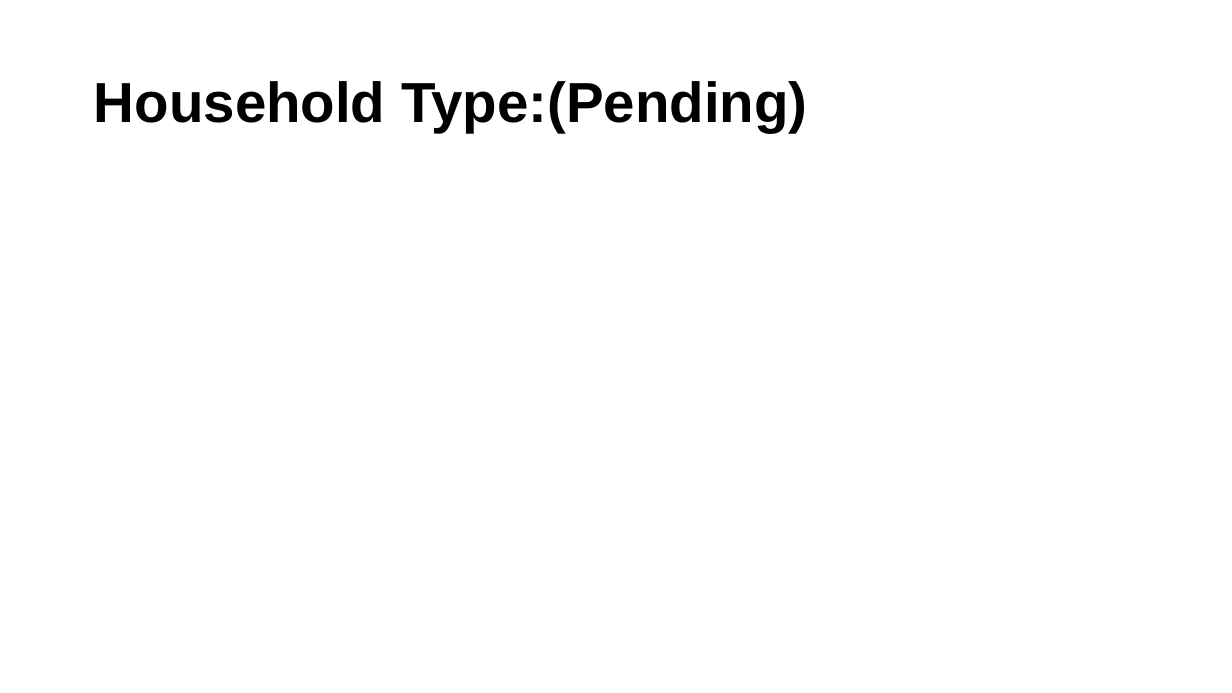
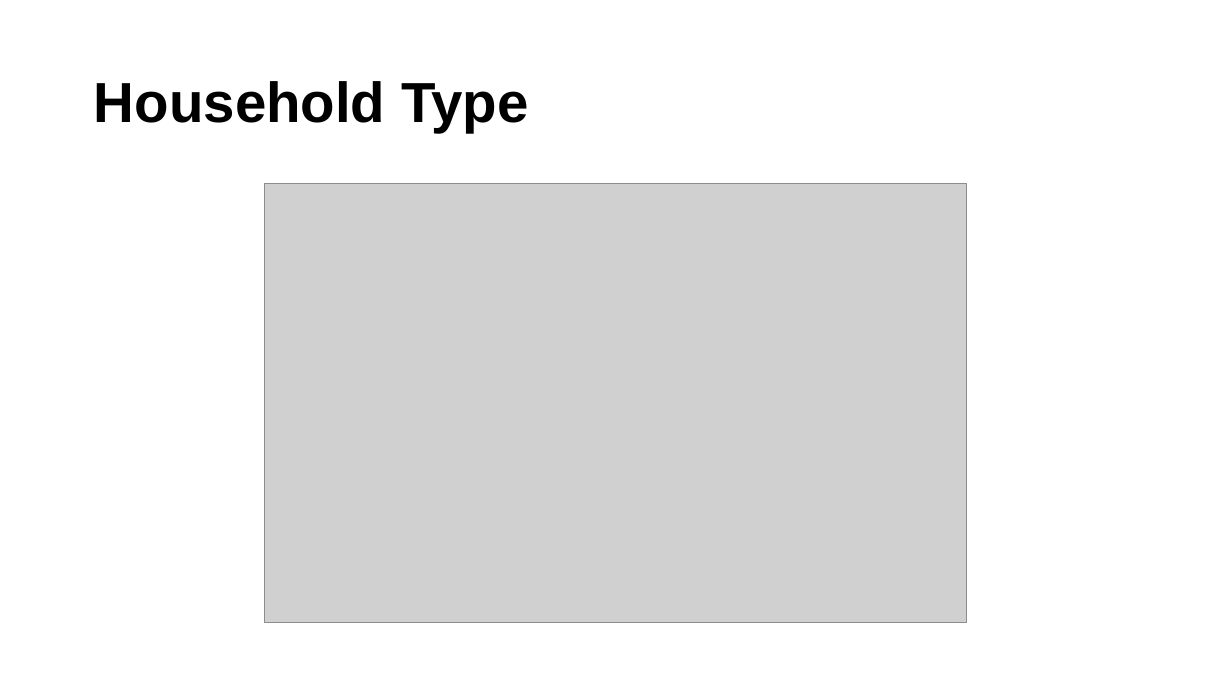
Before and after one commit to ucdiegorubi/oy_census_analysis, a slide deck: slide 25 of create_powerpoint/household_structure_estimates.pptx (slide 22 before the commit). Drawn at 1232x693 pixels with LibreOffice and Linux fonts; fonts in the diff are those of the drawing; grey boxes stand for pictures; background and template pictures are left out. Boxes give left, top, right and bottom in pixels: in the first picture for what was removed or moved away, otherwise in the second. Text is boxed around its words. In the diff, an @@ line names an element or a change of style, - is before the commit and + after.

```diff
--- a/create_powerpoint/household_structure_estimates.pptx
+++ b/create_powerpoint/household_structure_estimates.pptx
@@ title at (94,81,529,132): text changed @@
-Household Type:(Pending)
+Household Type
@@ picture added at (264,184,967,623) @@
```
Also in this commit, not shown: 3 other slides changed, 5 slides added, 5 slides removed, 10 other files.
